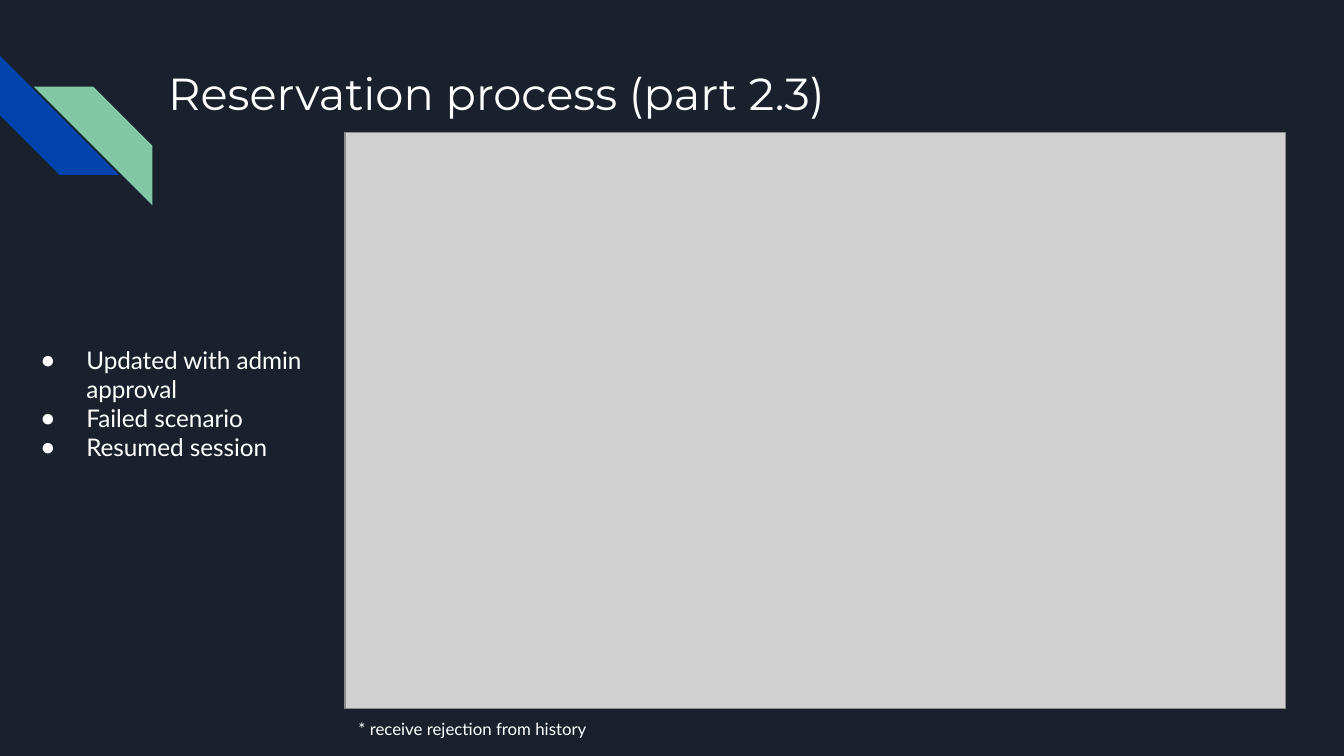
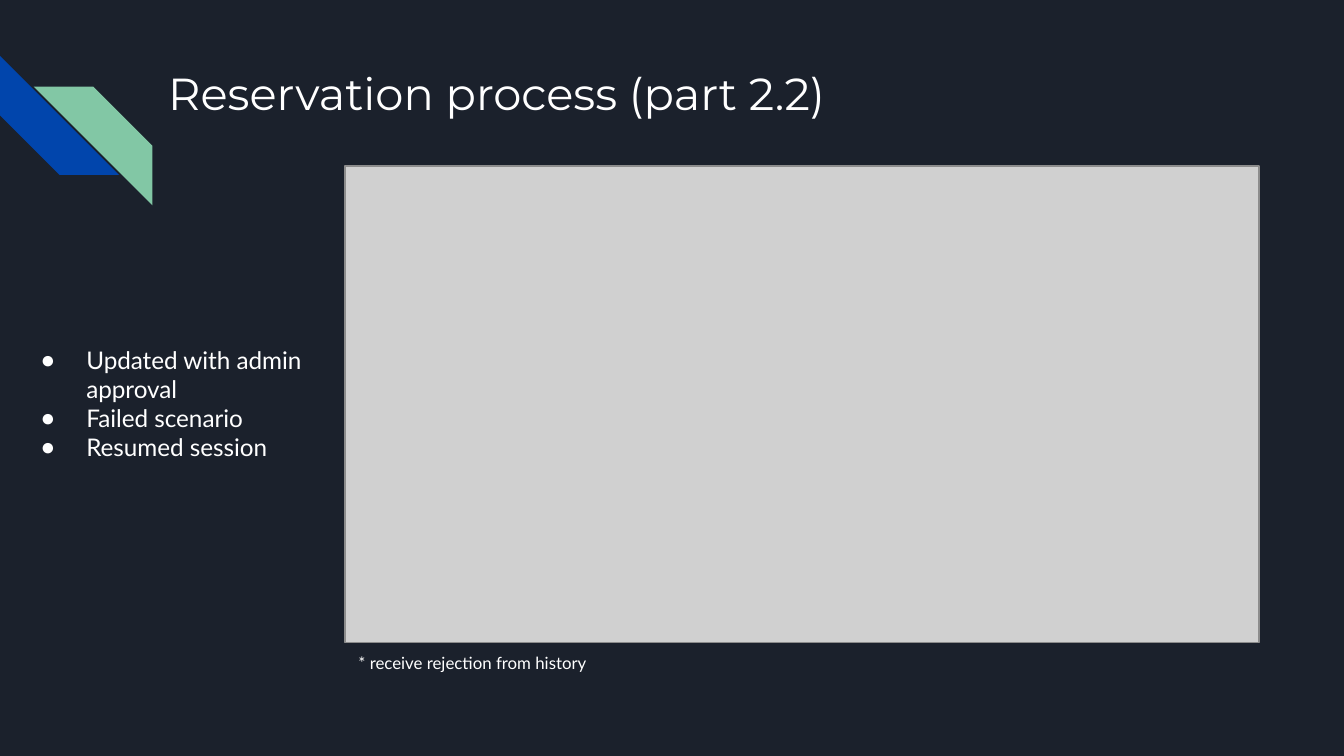
Before and after one commit to PavelKuropatin/parking-space-reservation-chatbot, a slide deck: slide 7 of presentation.pptx (slide 8 before the commit). Drawn at 1344x756 pixels with LibreOffice and Linux fonts; fonts in the diff are those of the drawing; grey boxes stand for pictures. Boxes give left, top, right and bottom in pixels: in the first picture for what was removed or moved away, otherwise in the second. Text is boxed around its words. In the diff, an @@ line names an element or a change of style, - is before the commit and + after.

```diff
--- a/presentation.pptx
+++ b/presentation.pptx
@@ title at [168, 76, 825, 119]: text changed @@
-Reservation process (part 2.3)
+Reservation process (part 2.2)
@@ picture: place and size @@
-picture at [345, 133, 1286, 708]
+picture at [345, 165, 1259, 642]
@@ text "* receive rejection from history": place and size @@
-text "* receive rejection from history" at [370, 722, 586, 738]
+text "* receive rejection from history" at [370, 656, 586, 672]
```
Also in this commit, not shown: 4 other slides changed, 1 slide removed.
